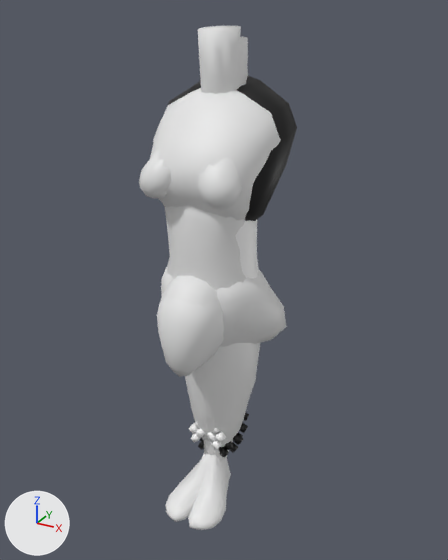
A saved change to the glTF model public/models/karakter/manekin-kit.glb.
Camera for both pictures: a 50 mm camera at (0.674, -1.166, 0.687) aimed at (-0.002, 0.063, 0.073). Arrows for +X, +Y and +Z are at lower left; the lights stay in place. The first picture is the older version.

Objects in the first picture: 'f_head', 'f_leg_thigh_r', 'f_neck', 'f_pelvis', 'f_torso', 'm_foot_l', 'm_foot_r', 'm_head', 'm_neck', 'm_torso' and 11 more.
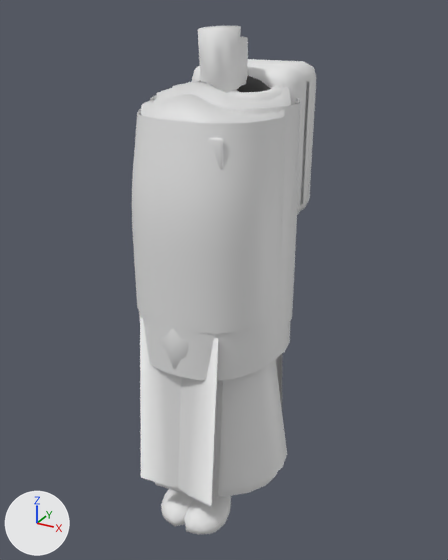
Not visible in the pictures: 'f_kaos_torso'.

Pixel boxes (x1, y1, x2, y2) of what changed, in the pictures (448 x 560 px):
'f_rompi', added: after (132, 109, 287, 334)
'f_gamis_bawah_l', added: after (140, 318, 287, 491)
'f_almamater_torso', added: after (139, 95, 288, 381)
'f_gamis_bawah_r', added: after (178, 337, 282, 506)
'm_almamater_torso', added (mostly hidden): after (155, 81, 299, 355)
'f_acc_ransel', added: after (192, 63, 309, 215)
'm_kemeja_torso', added (mostly hidden): after (170, 81, 298, 323)
'm_acc_ransel', added: after (248, 59, 316, 211)
'm_rompi', added: after (150, 96, 301, 178)
'm_sepatu_l', added: after (191, 496, 231, 535)
'f_rok_r', added (mostly hidden): after (213, 357, 279, 481)
'm_sepatu_r', added: after (161, 489, 193, 520)
'm_almamater_collar', added: after (172, 83, 282, 101)
'm_gamis_bawah_l', added: after (155, 473, 277, 496)
'f_sepatu_r', added: after (166, 498, 191, 527)
'f_gamis_atas_r', added (mostly hidden): after (212, 358, 278, 499)
'f_acc_lencana', added: after (208, 138, 223, 169)
'f_sepatu_l', added (mostly hidden): after (184, 505, 199, 534)
'm_kaos_torso', added (mostly hidden): after (192, 81, 279, 101)
'f_kemeja_torso', added (mostly hidden): after (154, 94, 275, 115)
'm_gamis_bawah_r', added (mostly hidden): after (185, 493, 211, 507)
'f_torso', unchanged, covered by the edit: before (139, 88, 281, 333); after (227, 90, 241, 93)
'f_leg_thigh_r', unchanged, covered by the edit: before (188, 343, 260, 443)
'm_torso', unchanged, covered by the edit: before (166, 76, 297, 279); after (199, 76, 271, 93)
'f_head', unchanged, covered by the edit: before (157, 290, 224, 377); after (160, 328, 189, 377)

The change, as a list of edits to the scene's bpy script:
```text
Add ob_m_sepatu_r:
    ob_m_sepatu_r = bpy.data.objects.new('m_sepatu_r', me_m_sepatu_r)  # 102 vertices, 191 faces; spans x -0.092..0.048, y -0.165..0.066, z -0.552..-0.436
    ob_m_sepatu_r.location = (0.0, 0.0, 0.0)
Add ob_m_sepatu_l:
    ob_m_sepatu_l = bpy.data.objects.new('m_sepatu_l', me_m_sepatu_l)  # 102 vertices, 191 faces; spans x -0.048..0.092, y -0.165..0.066, z -0.552..-0.436
    ob_m_sepatu_l.location = (0.0, 0.0, 0.0)
Add ob_m_rompi:
    ob_m_rompi = bpy.data.objects.new('m_rompi', me_m_rompi)  # 192 vertices, 336 faces; spans x -0.176..0.175, y -0.112..0.197, z 0.05..0.504
    ob_m_rompi.location = (0.0, 0.0, 0.0)
Add ob_m_kemeja_torso:
    ob_m_kemeja_torso = bpy.data.objects.new('m_kemeja_torso', me_m_kemeja_torso)  # 312 vertices, 576 faces; spans x -0.176..0.175, y -0.104..0.193, z 0.0..0.549
    ob_m_kemeja_torso.location = (0.0, 0.0, 0.0)
Add ob_m_kaos_torso:
    ob_m_kaos_torso = bpy.data.objects.new('m_kaos_torso', me_m_kaos_torso)  # 312 vertices, 576 faces; spans x -0.168..0.168, y -0.101..0.181, z 0.03..0.549
    ob_m_kaos_torso.location = (0.0, 0.0, 0.0)
Add ob_m_gamis_bawah_r:
    ob_m_gamis_bawah_r = bpy.data.objects.new('m_gamis_bawah_r', me_m_gamis_bawah_r)  # 26 vertices, 24 faces; spans x -0.175..0.082, y -0.156..0.2, z -0.431..0.04
    ob_m_gamis_bawah_r.location = (0.0, 0.0, 0.0)
Add ob_m_gamis_bawah_l:
    ob_m_gamis_bawah_l = bpy.data.objects.new('m_gamis_bawah_l', me_m_gamis_bawah_l)  # 26 vertices, 24 faces; spans x -0.082..0.176, y -0.156..0.2, z -0.431..0.04
    ob_m_gamis_bawah_l.location = (0.0, 0.0, 0.0)
Add ob_m_almamater_torso:
    ob_m_almamater_torso = bpy.data.objects.new('m_almamater_torso', me_m_almamater_torso)  # 312 vertices, 576 faces; spans x -0.176..0.177, y -0.112..0.191, z -0.07..0.549
    ob_m_almamater_torso.location = (0.0, 0.0, 0.0)
Add ob_m_almamater_collar:
    ob_m_almamater_collar = bpy.data.objects.new('m_almamater_collar', me_m_almamater_collar)  # 108 vertices, 216 faces; spans x -0.132..0.132, y -0.042..0.18, z 0.493..0.528
    ob_m_almamater_collar.location = (0.0, 0.0, 0.0)
Add ob_m_acc_ransel:
    ob_m_acc_ransel = bpy.data.objects.new('m_acc_ransel', me_m_acc_ransel)  # 56 vertices, 108 faces; spans x -0.135..0.135, y 0.164..0.294, z 0.213..0.573
    ob_m_acc_ransel.location = (0.0, 0.0, 0.0)
Add ob_f_sepatu_r:
    ob_f_sepatu_r = bpy.data.objects.new('f_sepatu_r', me_f_sepatu_r)  # 102 vertices, 193 faces; spans x -0.078..0.048, y -0.17..0.06, z -0.549..-0.398
    ob_f_sepatu_r.location = (0.0, 0.0, 0.0)
Add ob_f_sepatu_l:
    ob_f_sepatu_l = bpy.data.objects.new('f_sepatu_l', me_f_sepatu_l)  # 102 vertices, 193 faces; spans x -0.048..0.078, y -0.17..0.06, z -0.549..-0.398
    ob_f_sepatu_l.location = (0.0, 0.0, 0.0)
Add ob_f_rompi:
    ob_f_rompi = bpy.data.objects.new('f_rompi', me_f_rompi)  # 192 vertices, 336 faces; spans x -0.17..0.17, y -0.172..0.157, z 0.05..0.485
    ob_f_rompi.location = (0.0, 0.0, 0.0)
Add ob_f_rok_r:
    ob_f_rok_r = bpy.data.objects.new('f_rok_r', me_f_rok_r)  # 39 vertices, 48 faces; spans x -0.144..0.102, y -0.162..0.198, z -0.338..0.125
    ob_f_rok_r.location = (0.0, 0.0, 0.0)
Add ob_f_kemeja_torso:
    ob_f_kemeja_torso = bpy.data.objects.new('f_kemeja_torso', me_f_kemeja_torso)  # 312 vertices, 576 faces; spans x -0.164..0.164, y -0.163..0.155, z 0.0..0.53
    ob_f_kemeja_torso.location = (0.0, 0.0, 0.0)
Add ob_f_kaos_torso:
    ob_f_kaos_torso = bpy.data.objects.new('f_kaos_torso', me_f_kaos_torso)  # 312 vertices, 576 faces; spans x -0.16..0.16, y -0.162..0.147, z 0.03..0.53
    ob_f_kaos_torso.location = (0.0, 0.0, 0.0)
Add ob_f_gamis_bawah_r:
    ob_f_gamis_bawah_r = bpy.data.objects.new('f_gamis_bawah_r', me_f_gamis_bawah_r)  # 26 vertices, 24 faces; spans x -0.194..0.102, y -0.188..0.224, z -0.393..0.04
    ob_f_gamis_bawah_r.location = (0.0, 0.0, 0.0)
Add ob_f_gamis_bawah_l:
    ob_f_gamis_bawah_l = bpy.data.objects.new('f_gamis_bawah_l', me_f_gamis_bawah_l)  # 26 vertices, 24 faces; spans x -0.102..0.194, y -0.188..0.224, z -0.393..0.04
    ob_f_gamis_bawah_l.location = (0.0, 0.0, 0.0)
Add ob_f_gamis_atas_r:
    ob_f_gamis_atas_r = bpy.data.objects.new('f_gamis_atas_r', me_f_gamis_atas_r)  # 39 vertices, 48 faces; spans x -0.132..0.102, y -0.153..0.189, z -0.398..0.125
    ob_f_gamis_atas_r.location = (0.0, 0.0, 0.0)
Add ob_f_almamater_torso:
    ob_f_almamater_torso = bpy.data.objects.new('f_almamater_torso', me_f_almamater_torso)  # 312 vertices, 576 faces; spans x -0.173..0.173, y -0.171..0.172, z -0.07..0.53
    ob_f_almamater_torso.location = (0.0, 0.0, 0.0)
Add ob_f_acc_ransel:
    ob_f_acc_ransel = bpy.data.objects.new('f_acc_ransel', me_f_acc_ransel)  # 56 vertices, 108 faces; spans x -0.135..0.135, y 0.121..0.251, z 0.21..0.57
    ob_f_acc_ransel.location = (0.0, 0.0, 0.0)
Add ob_f_acc_lencana:
    ob_f_acc_lencana = bpy.data.objects.new('f_acc_lencana', me_f_acc_lencana)  # 44 vertices, 84 faces; spans x 0.05..0.1, y -0.129..-0.121, z 0.3996..0.4596
    ob_f_acc_lencana.location = (0.0, 0.0, 0.0)
```
